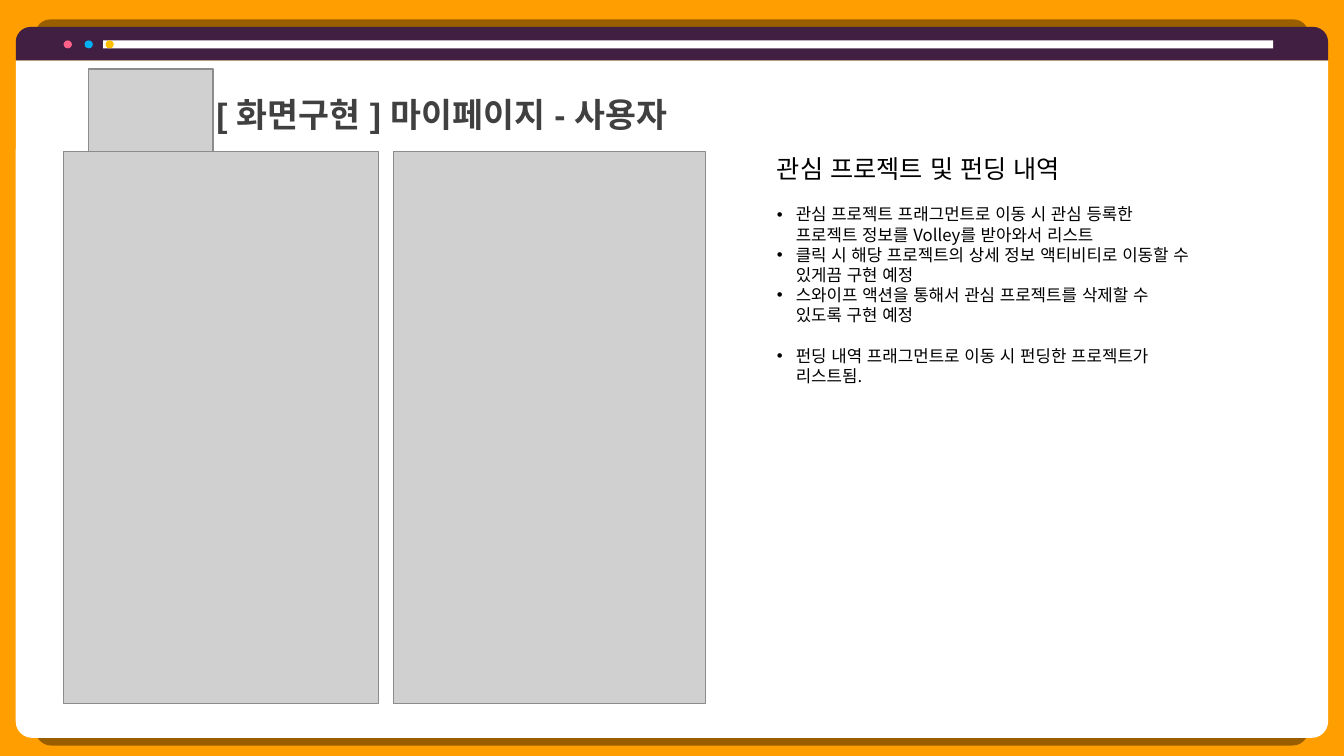
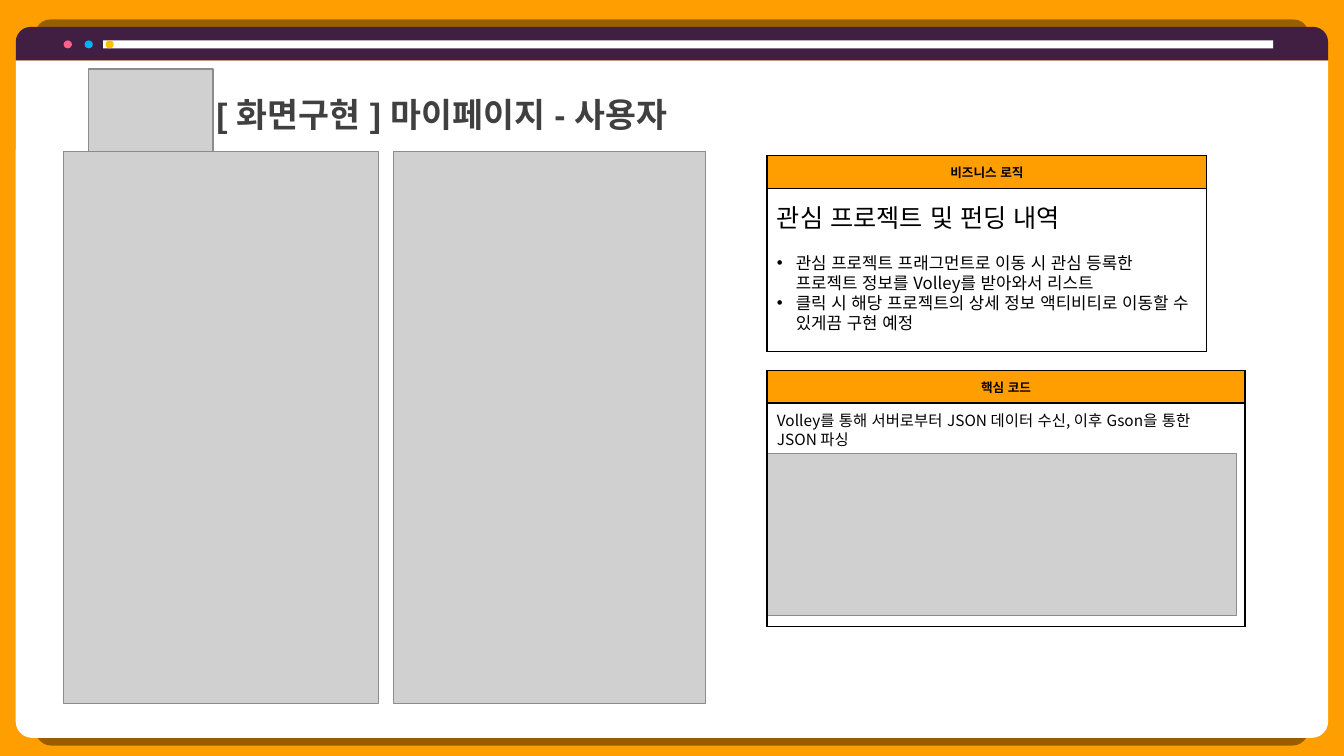
Before and after one commit to hhsw07/ezen-academy-projects, a slide deck: slide 33 of 0 발표용 파워포인트/project06 - 파워포인트 종합 - 형준.pptx (slide 48 before the commit). Drawn at 1344x756 pixels with LibreOffice and Linux fonts; fonts in the diff are those of the drawing; grey boxes stand for pictures. Boxes give left, top, right and bottom in pixels: in the first picture for what was removed or moved away, otherwise in the second. Text is boxed around its words. In the diff, an @@ line names an element or a change of style, - is before the commit and + after.

```diff
--- a/0 발표용 파워포인트/project06 - 파워포인트 종합 - 형준.pptx
+++ b/0 발표용 파워포인트/project06 - 파워포인트 종합 - 형준.pptx
@@ table added at <box>767,155,1207,352</box>, 2 rows, 1 columns @@
+비즈니스 로직
+
@@ text "관심 프로젝트 및 펀딩 내역": place and size @@
-text "관심 프로젝트 및 펀딩 내역" at <box>777,157,1188,384</box>
+text "관심 프로젝트 및 펀딩 내역" at <box>777,206,1188,331</box>
@@ text at <box>796,287,1148,384</box>: paragraphs removed @@
-• 스와이프 액션을 통해서 관심 프로젝트를 삭제할 수 있도록 구현 예정
-• 펀딩 내역 프래그먼트로 이동 시 펀딩한 프로젝트가 리스트됨.
@@ table added at <box>767,371,1245,627</box>, 2 rows, 1 columns @@
+핵심 코드
+
@@ text added at <box>777,413,1190,446</box>, 11 pt, text #000000 @@
+Volley를 통해 서버로부터 JSON 데이터 수신, 이후 Gson을 통한 JSON 파싱
@@ picture added at <box>767,454,1237,615</box> @@
```
Also in this commit, not shown: 15 other slides changed, 8 slides added, 22 slides removed, 12 other files.
